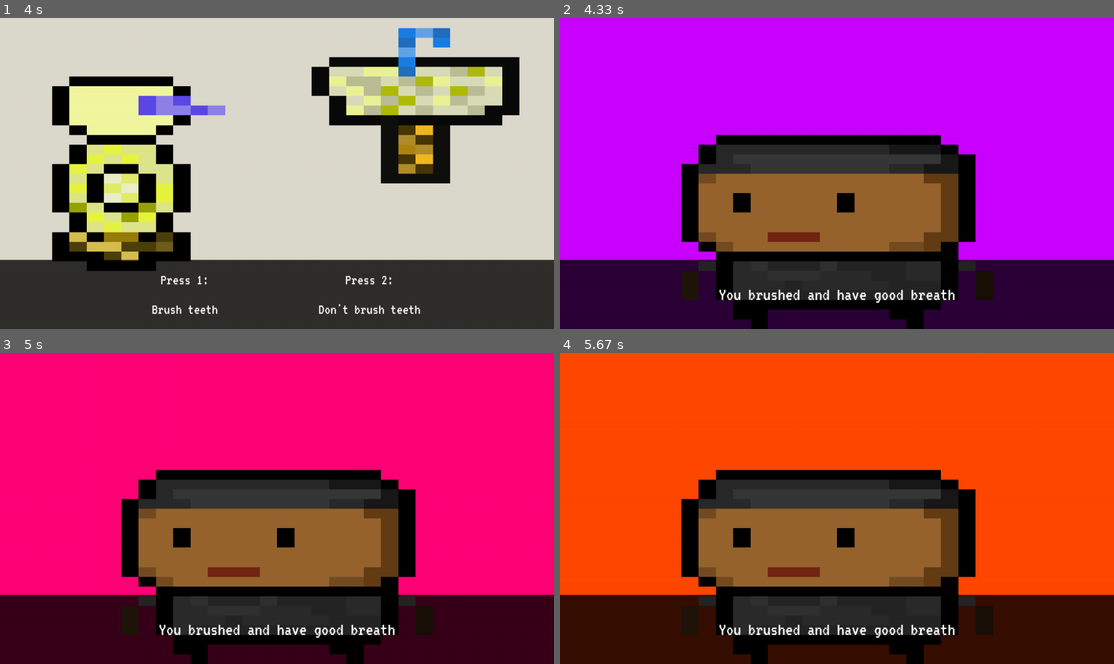
Above: before the commit, frames 1-4 (two rows, left to right).
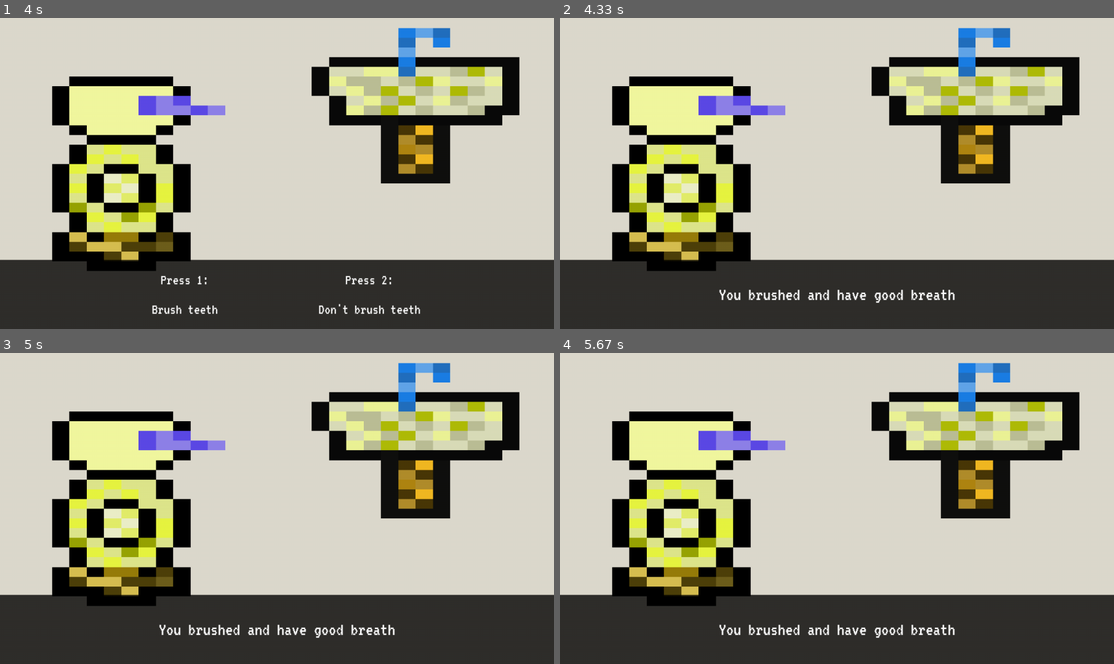
Above: after the commit, the same moments.

Repository: tymatt1/AnOrdinaryDay
Game: pygame game, started from src/main.py
Same seed, same stepped clock (60 frames per second), same inputs: the game is played once before the commit and once after it.
Inputs:
- Up to frame 1 (4 s): tap Space at 0.33, 0.67, 1.4, 1.7 s; tap 1 at 1 s
- Up to frame 2 (4.33 s): tap 1 at 4 s
- Up to frame 3 (5 s): no input
- Up to frame 4 (5.67 s): no input

Frame 1 is identical in both runs. In frame 2, 94% of the frame differs, in the area x 0-100%, y 0-100%; in frame 3, 94%; in frame 4, 94%.

Commit message:
bathrooom

Diff:
--- a/src/scenes.py
+++ b/src/scenes.py
@@ -35,8 +35,8 @@
 
 brushTeeth = Scene(None, Assets.bathroom, StaticsList(),
                    Decision(
-                       ("Brush teeth", ("breath", "good"), Scene(wakeRoommate, Assets.anime.stillLeft, StaticsList(), TextBox("You brushed and have good breath"))),
-                       ("Don't brush teeth", ("breath", "bad"), Scene(wakeRoommate, Assets.duy.stillLeft, StaticsList(), TextBox("You didn't brush and have bad breath"))),
+                       ("Brush teeth", ("breath", "good"), Scene(wakeRoommate, Assets.bathroom, StaticsList(), TextBox("You brushed and have good breath"))),
+                       ("Don't brush teeth", ("breath", "bad"), Scene(wakeRoommate, Assets.bathroom, StaticsList(), TextBox("You didn't brush and have bad breath"))),
                    ))
 
 
